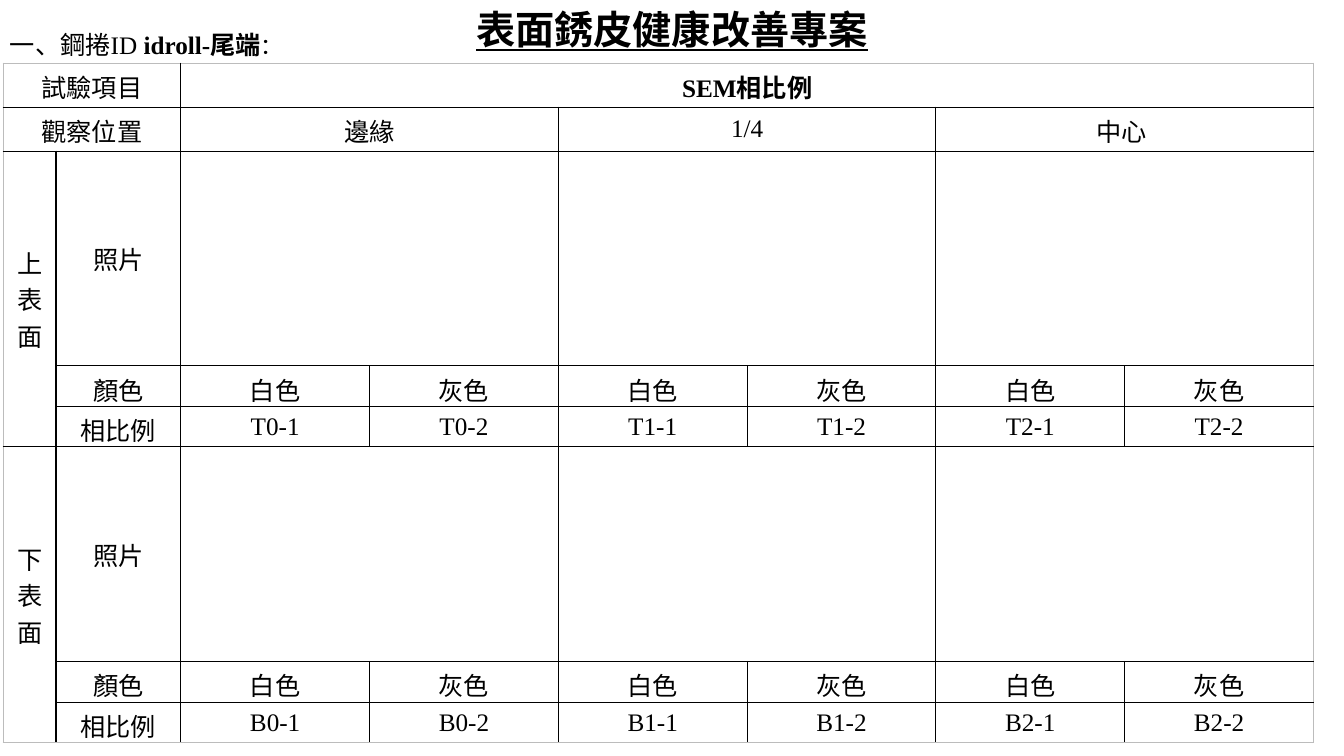
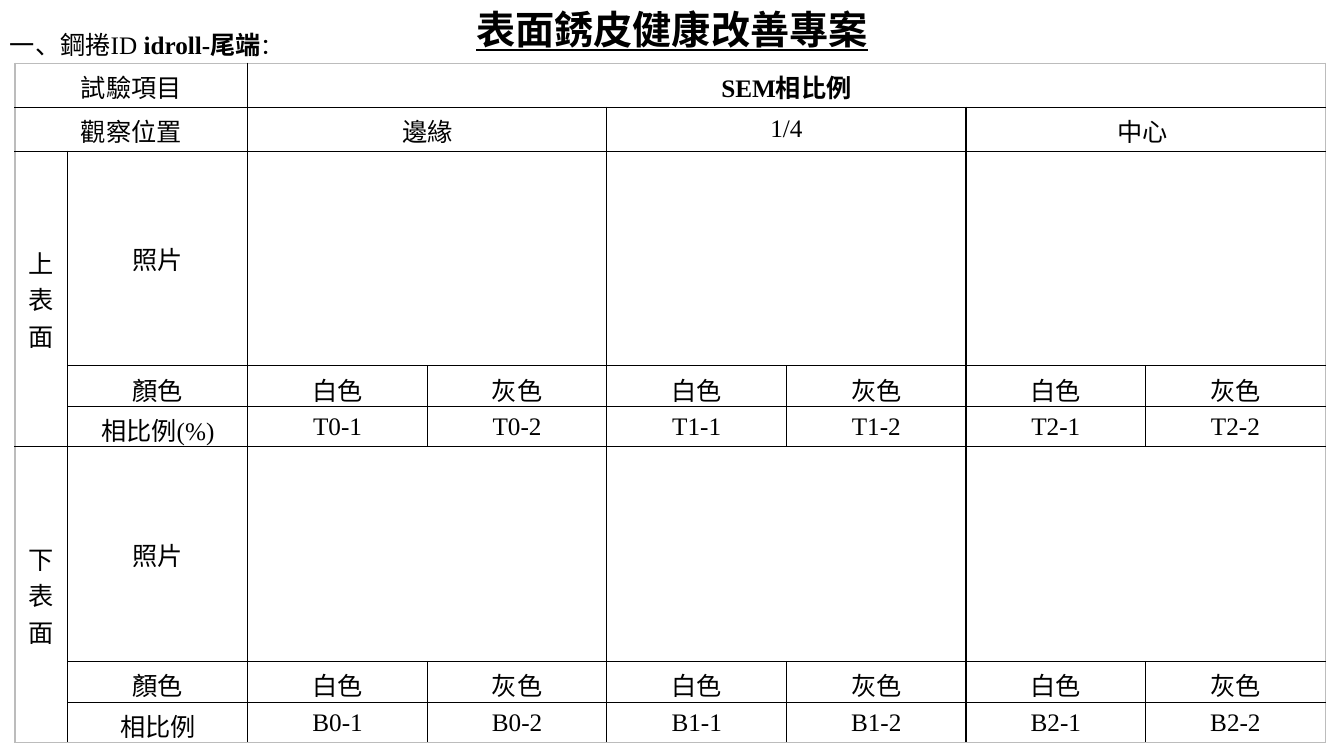
Before and after one commit to PATCoder97/KnowledgeSystem, a slide deck: slide 6 of KnowledgeSystem/AppResources/403_03_SurfaceRustHealth.pptx (slide 4 before the commit). Drawn at 1344x756 pixels with LibreOffice and Linux fonts; fonts in the diff are those of the drawing. Boxes give left, top, right and bottom in pixels: in the first picture for what was removed or moved away, otherwise in the second. Text is boxed around its words. In the diff, an @@ line names an element or a change of style, - is before the commit and + after.

```diff
--- a/KnowledgeSystem/AppResources/403_03_SurfaceRustHealth.pptx
+++ b/KnowledgeSystem/AppResources/403_03_SurfaceRustHealth.pptx
@@ table at (15,64,1325,743) @@
-row 5, column 2: 相比例
+row 5, column 2: 相比例(%)
@@ table: place and size @@
-table at (3,64,1312,743)
+table at (15,64,1325,743)
```
Also in this commit, not shown: 5 other slides changed, 2 other files.
